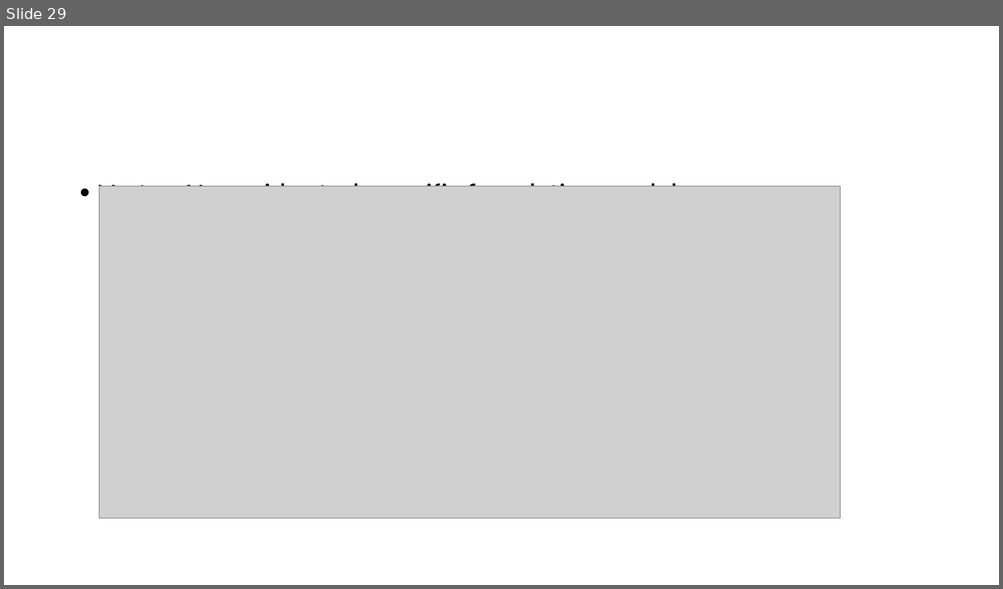
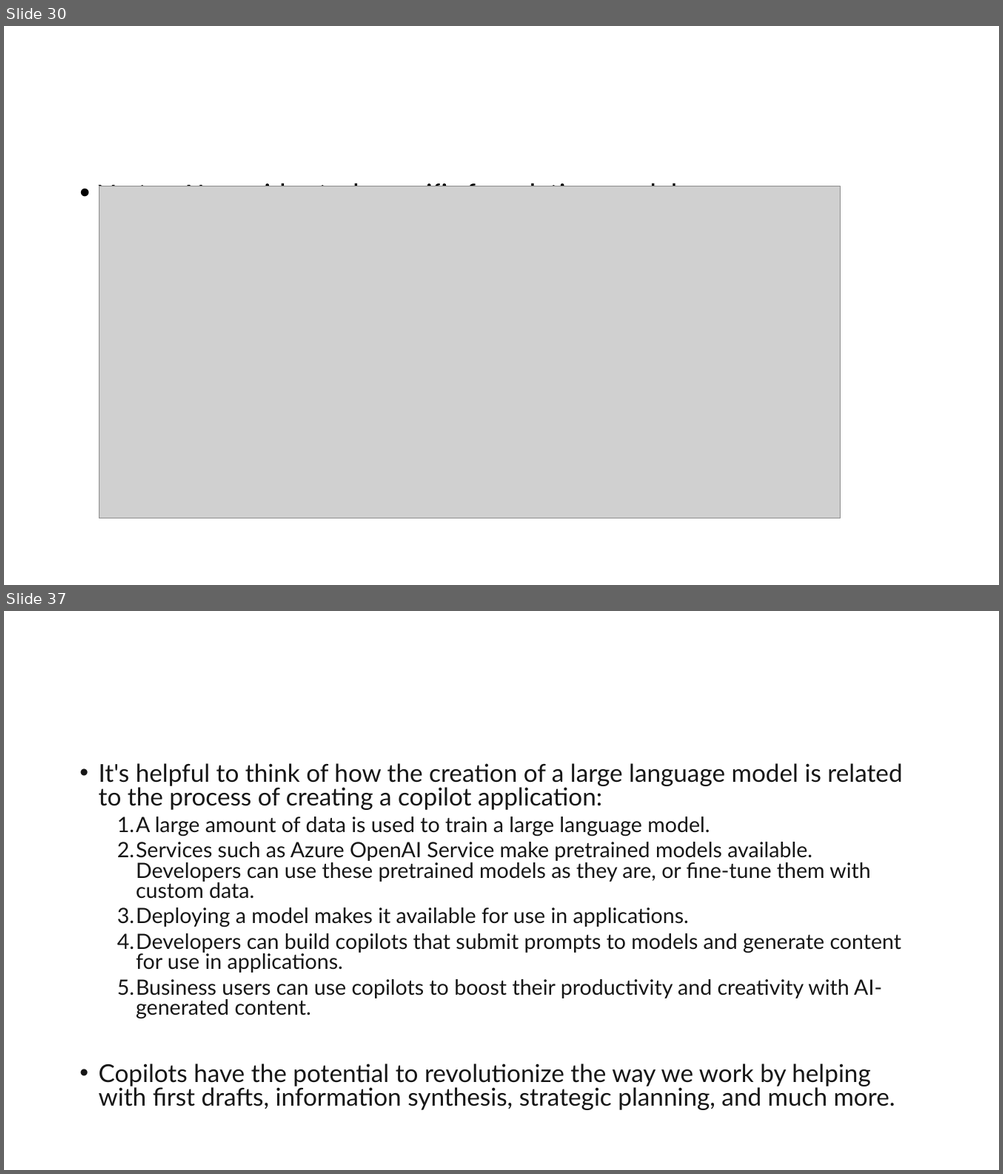
Before and after one commit to shanu-github/Data, a slide deck: Generative_AI/introduction.pptx. Shown one above the other, each under a label of ours: slide 29 before the commit, slides 30 and 37 after it; the slides between them are not shown. The pictures are 1003x589 and 1003x1174 pixels, drawn with LibreOffice and Linux fonts; fonts in the diff are those of the drawing; grey boxes stand for pictures. Boxes give left, top, right and bottom in pixels: in the first picture for what was removed or moved away, otherwise in the second. Text is boxed around its words. In the diff, an @@ line names an element or a change of style, - is before the commit and + after.

```diff
--- a/Generative_AI/introduction.pptx
+++ b/Generative_AI/introduction.pptx
@@ slide 37 added at <box>4,611,999,1170</box>, background #FFFFFF @@
@@ text added at <box>99,763,902,1111</box>, 20.4 pt, text #161616 @@
+• It's helpful to think of how the creation of a large language model is related to the process of creating a copilot application:
+  1. A large amount of data is used to train a large language model.
+  2. Services such as Azure OpenAI Service make pretrained models available. Developers can use these pretrained models as they are, or fine-tune them with custom data.
+  3. Deploying a model makes it available for use in applications.
+  4. Developers can build copilots that submit prompts to models and generate content for use in applications.
+  5. Business users can use copilots to boost their productivity and creativity with AI-generated content.
+• Copilots have the potential to revolutionize the way we work by helping with first drafts, information synthesis, strategic planning, and much more.
@@ what was slide 29 is now slide 30 @@
```
Also in this commit, not shown: 1 slide changed, 34 other slides added, 18 other files.
